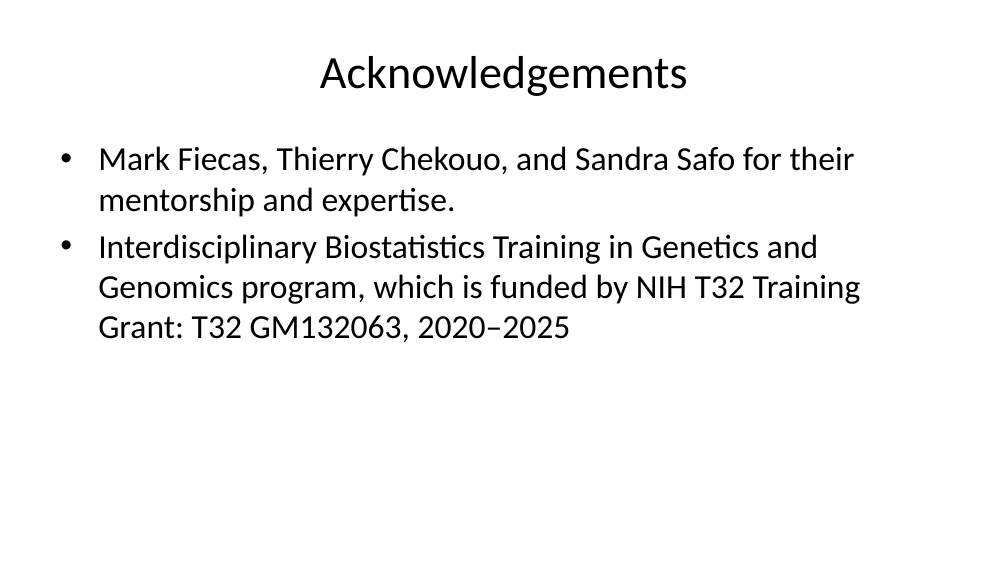
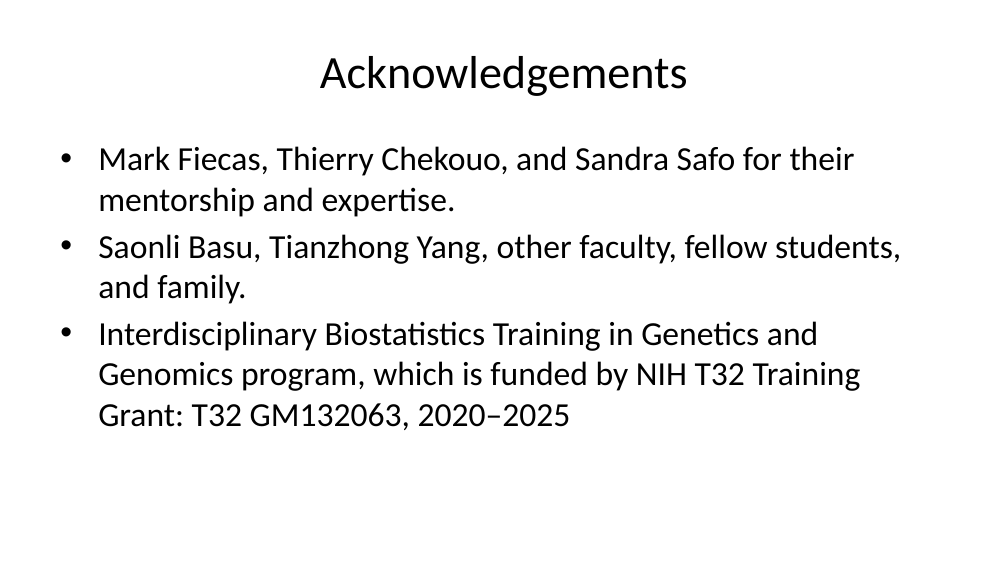
Before and after one commit to nehera/abcd_multiview, a slide deck: slide 12 of 2023.04.05-StatGen-Journal-Club-Presentation.pptx (slide 10 before the commit). Drawn at 1008x567 pixels with LibreOffice and Linux fonts; fonts in the diff are those of the drawing. Boxes give left, top, right and bottom in pixels: in the first picture for what was removed or moved away, otherwise in the second. Text is boxed around its words. In the diff, an @@ line names an element or a change of style, - is before the commit and + after.

```diff
--- a/2023.04.05-StatGen-Journal-Club-Presentation.pptx
+++ b/2023.04.05-StatGen-Journal-Club-Presentation.pptx
@@ text at (98,234,901,304): paragraph added @@
+• Saonli Basu, Tianzhong Yang, other faculty, fellow students, and family.
```
Also in this commit, not shown: 1 other slide changed, 2 slides added, 15 other files.
